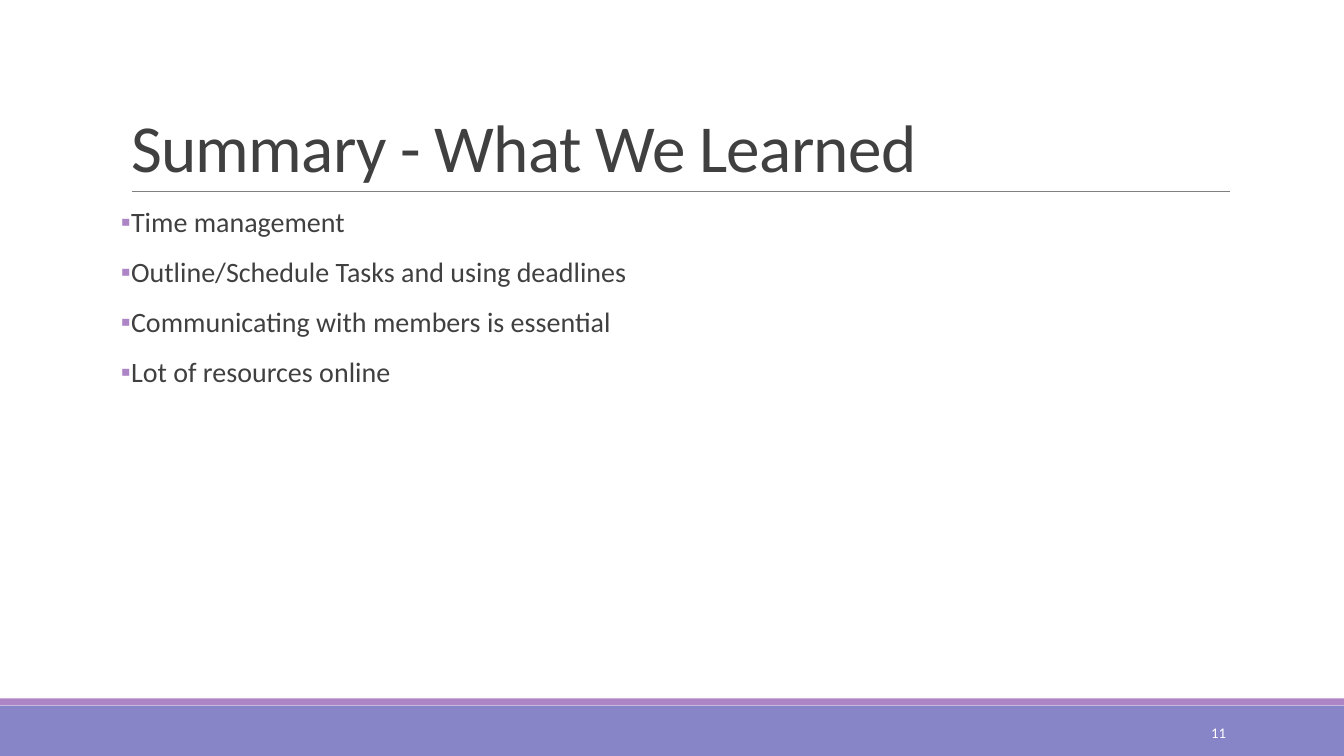
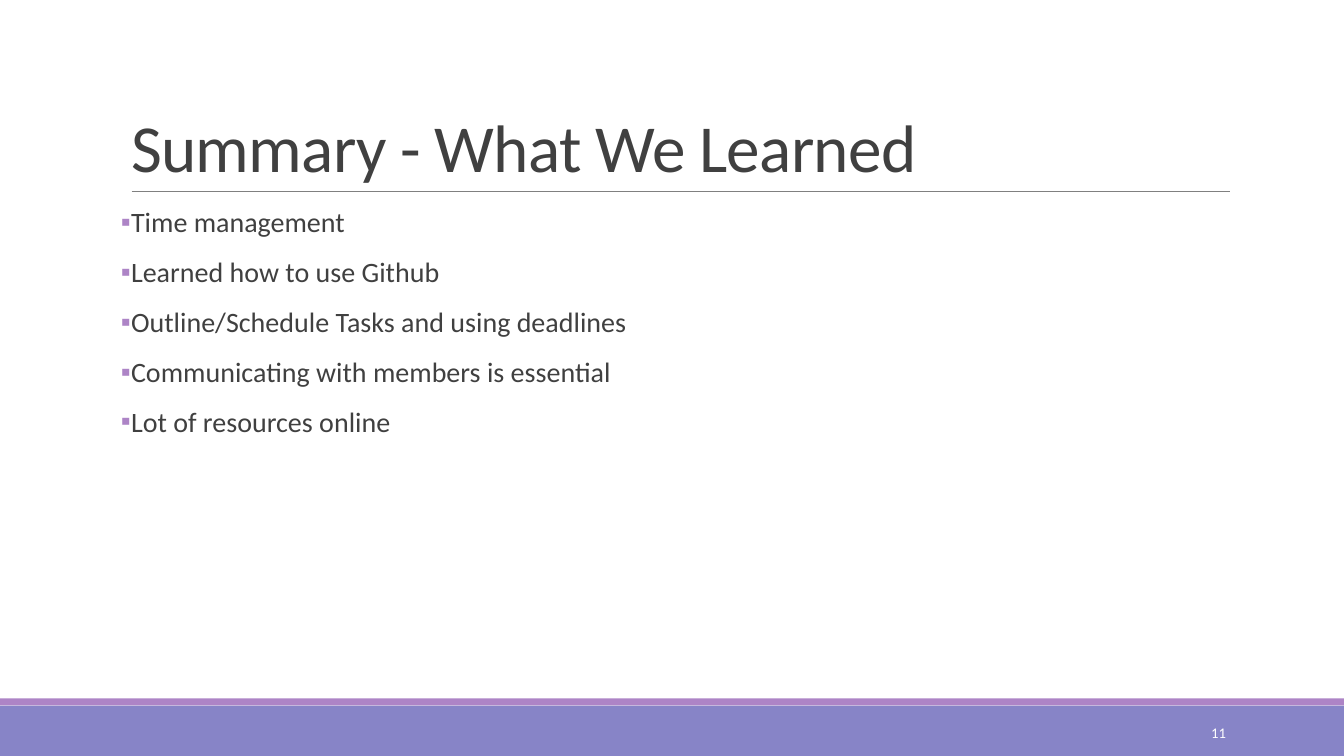
Before and after one commit to jrand35/Minesweeper, a slide deck: slide 11 of FinalPowerpoint.pptx. Drawn at 1344x756 pixels with LibreOffice and Linux fonts; fonts in the diff are those of the drawing. Boxes give left, top, right and bottom in pixels: in the first picture for what was removed or moved away, otherwise in the second. Text is boxed around its words. In the diff, an @@ line names an element or a change of style, - is before the commit and + after.

Commit message:
updated final presentation
ya

```diff
--- a/FinalPowerpoint.pptx
+++ b/FinalPowerpoint.pptx
@@ text at box(131, 262, 440, 282): paragraph added @@
+▪ Learned how to use Github
```
